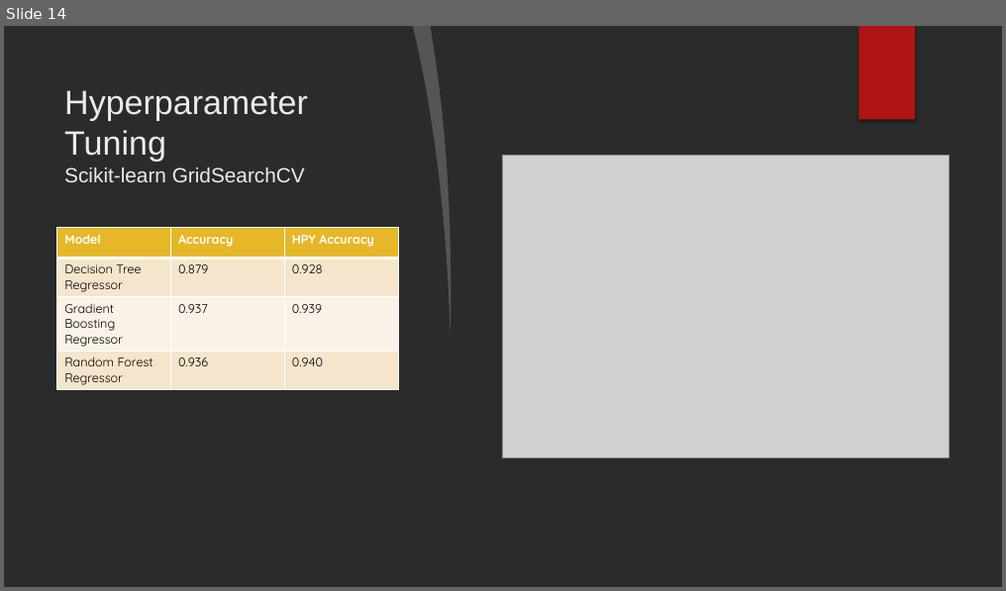
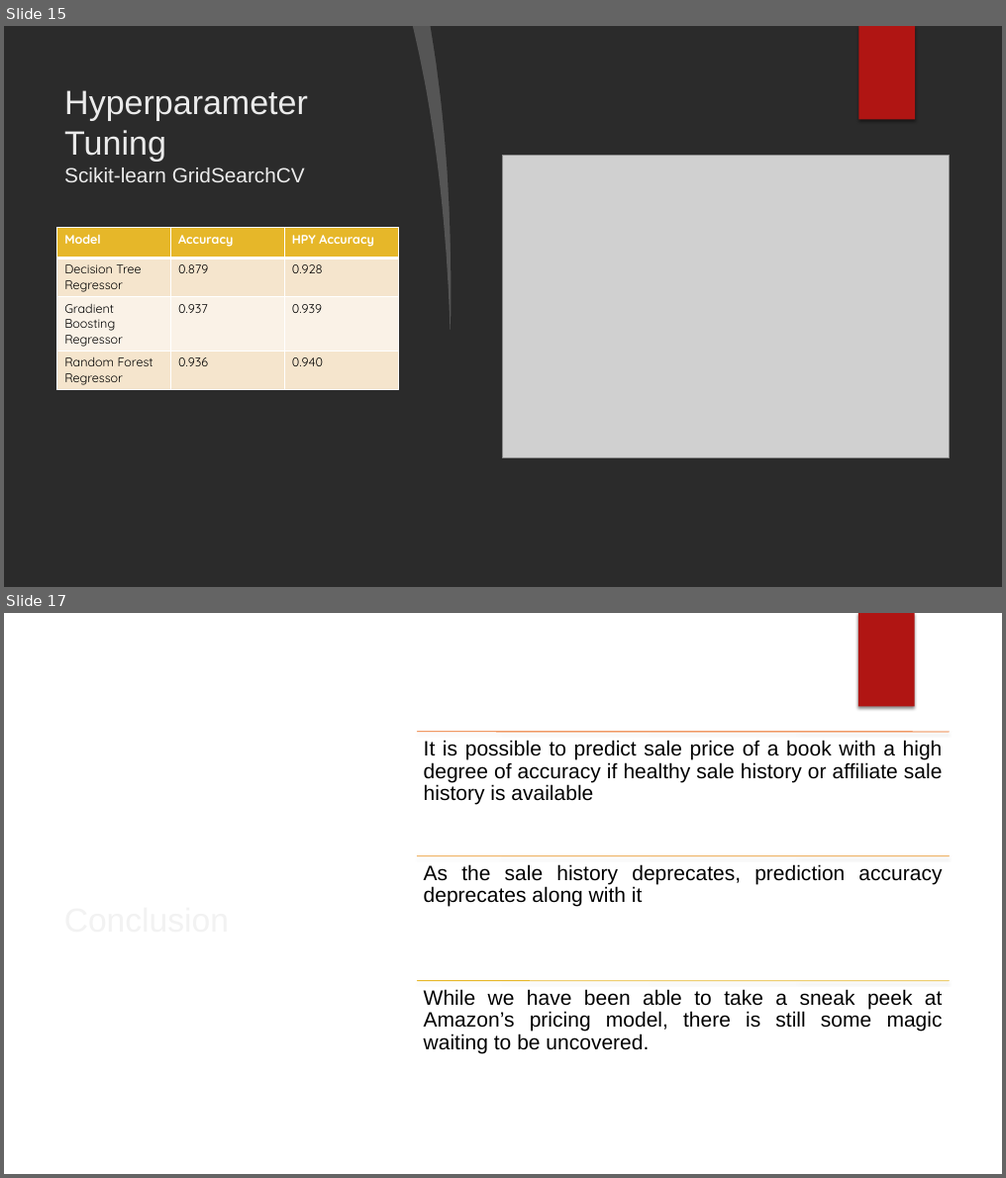
Before and after one commit to georgetown-analytics/Booksville, a slide deck: presentation/Booksville Presentation.pptx. Shown one above the other, each under a label of ours: slide 14 before the commit, slides 15 and 17 after it; the slides between them are not shown. The pictures are 1006x591 and 1006x1178 pixels, drawn with LibreOffice and Linux fonts; fonts in the diff are those of the drawing; grey boxes stand for pictures; background and template pictures are left out; a plain dark background stands for a picture behind light text. Boxes give left, top, right and bottom in pixels: in the first picture for what was removed or moved away, otherwise in the second. Text is boxed around its words. In the diff, an @@ line names an element or a change of style, - is before the commit and + after.

```diff
--- a/presentation/Booksville Presentation.pptx
+++ b/presentation/Booksville Presentation.pptx
@@ slide 17 added at bbox=[4, 613, 1002, 1174], background picture (left out) @@
@@ freeform shape added at bbox=[328, 613, 373, 917], fill #FFFFFF at 20% opacity @@
@@ freeform shape added at bbox=[345, 613, 1002, 1174], fill #FFFFFF @@
@@ rectangle added at bbox=[858, 613, 915, 707], fill #B01513 @@
@@ title added at bbox=[56, 731, 311, 1106], 32 pt, text #F2F2F2 @@
+Conclusion
@@ ellipse added at bbox=[709, 750, 939, 980], fill gradient #F3F3F3 @@
@@ group added at bbox=[417, 732, 948, 1054]: 3 lines, 3 texts @@
+It is possible to predict sale price of a book with a high degree of accuracy if healthy sale history or affiliate sale history is available
+As the sale history deprecates, prediction accuracy deprecates along with it
+While we have been able to take a sneak peek at Amazon’s pricing model, there is still some magic waiting to be uncovered.
@@ what was slide 14 is now slide 15 @@
```
Also in this commit, not shown: 5 slides changed, 4 other slides added, 4 slides removed.
